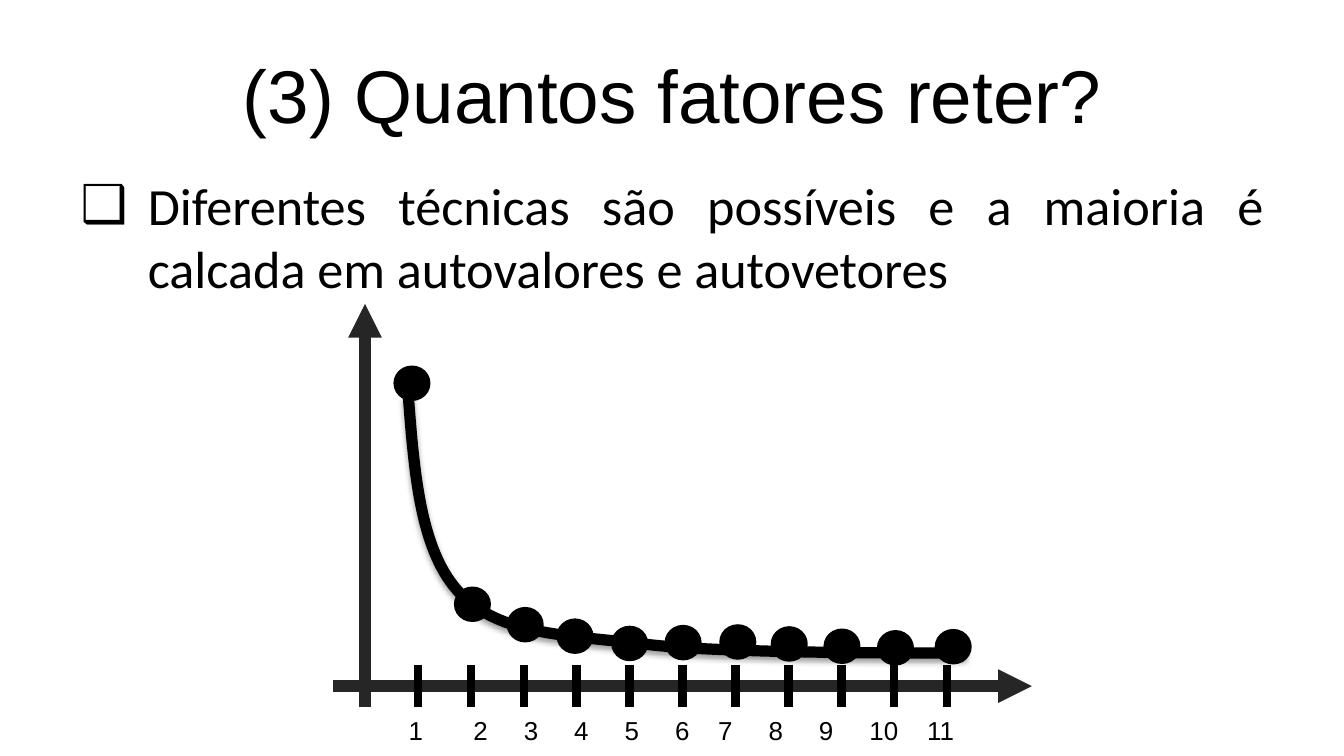
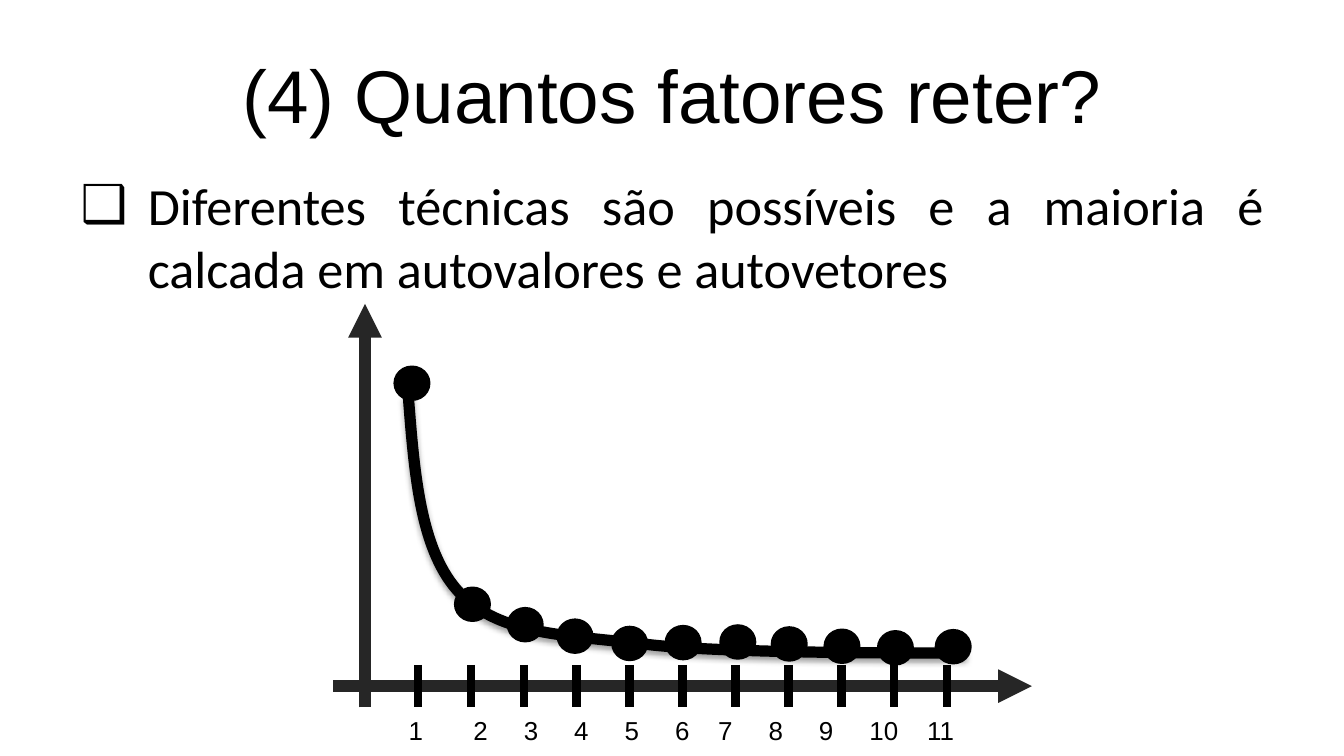
Before and after one commit to anovabr/psicometria_aplicada, a slide deck: slide 42 of slides/Aula 3 - A proposta da EFA.pptx (slide 27 before the commit). Drawn at 1344x756 pixels with LibreOffice and Linux fonts; fonts in the diff are those of the drawing; background and template pictures are left out. Boxes give left, top, right and bottom in pixels: in the first picture for what was removed or moved away, otherwise in the second. Text is boxed around its words. In the diff, an @@ line names an element or a change of style, - is before the commit and + after.

```diff
--- a/slides/Aula 3 - A proposta da EFA.pptx
+++ b/slides/Aula 3 - A proposta da EFA.pptx
@@ title at <box>243,69,1101,137</box>: text changed @@
-(3) Quantos fatores reter?
+(4) Quantos fatores reter?
```
Also in this commit, not shown: 17 other slides changed, 16 slides added, 25 slides removed, 3 other files.
